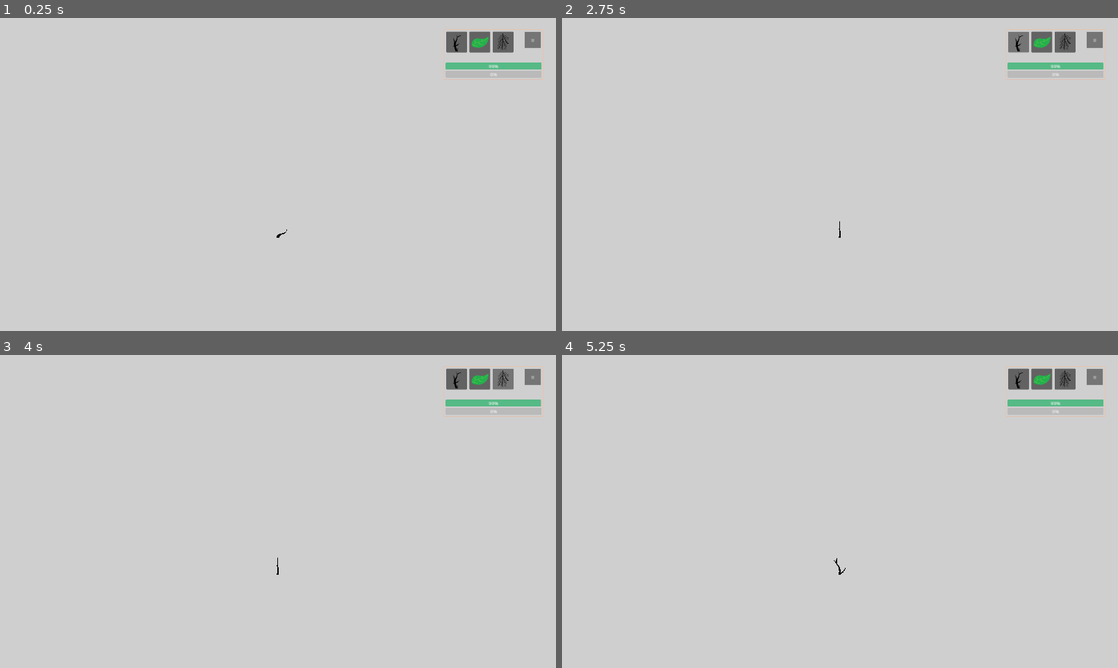
Above: before the commit, frames 1-4 (two rows, left to right).
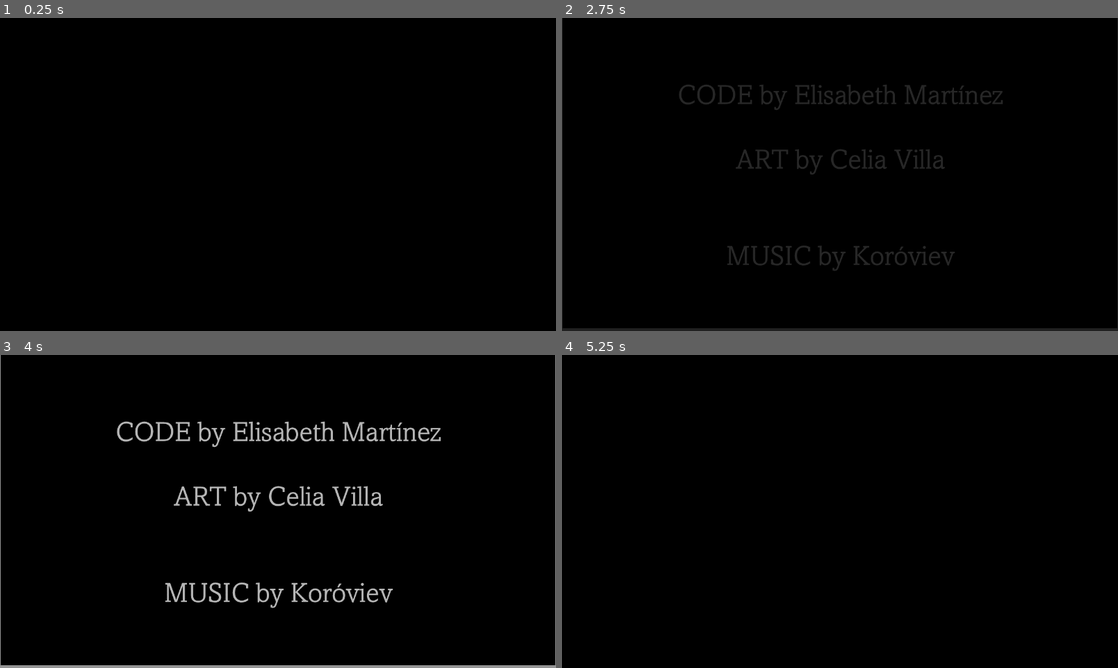
Above: after the commit, the same moments.

Repository: Elysaveth/gmtkjam24
Game: Godot game, scene res://scenes/tree_level.tscn
Two runs of this game, one before a commit and one after it. Both use one fixed random seed, a clock stepped at 60 frames per second and the inputs below.
Inputs (mouse positions are in pixels of both pictures, inside the frame that each line leads up to):
- Up to frame 1 (0.25 s): no input
- Up to frame 2 (2.75 s): click "II" at 0.5 s; click "Restart" at 1.25 s; click (1017, 43) at 2 s
- Up to frame 3 (4 s): click (478, 380) at 2.75 s; click (500, 380) at 3.5 s
- Up to frame 4 (5.25 s): click "II" at 4.25 s; click "Restart" at 5 s

The runs differ from the first frame. In frame 1, 100% of the frame differs, in the area x 0-100%, y 0-100%; in frame 2, 100%; in frame 3, 100%; in frame 4, 100%.

Commit message:
crecimiento

Diff:
--- a/leafs/hoja.tscn
+++ b/leafs/hoja.tscn
@@ -44,3 +44,7 @@
 sprite_frames = SubResource("SpriteFrames_f4w0t")
 animation = &"hoja"
 offset = Vector2(283.734, -216.218)
+
+[node name="apanyo" type="Area2D" parent="."]
+
+[node name="apanyo2" type="Area2D" parent="."]
--- a/resources/normal_branch.tres
+++ b/resources/normal_branch.tres
@@ -5,4 +5,4 @@
 [resource]
 script = ExtResource("1_ferxl")
 growth_rate = 0.003
-move_rate = 0.3
+move_rate = 0.34
--- a/scenes/tree_level.tscn
+++ b/scenes/tree_level.tscn
@@ -10,7 +10,6 @@
 script = ExtResource("1_niq0h")
 
 [node name="intro" parent="." instance=ExtResource("2_qasvy")]
-visible = false
 z_index = 2
 
 [node name="seed_point" type="Marker2D" parent="."]
--- a/scripts/tree.gd
+++ b/scripts/tree.gd
@@ -24,7 +24,7 @@
 	mother_branch.add_to_group("mother_branch")
 
 
-# Called every frame. 'delta' is the elapsed time since the previous frame.
+#Called every frame. 'delta' is the elapsed time since the previous frame.
 func _process(_delta: float) -> void:
 	if running:
 		process_input()
@@ -90,11 +90,13 @@
 	balance = 0.0
 	for area in left:
 		if data.energy > 0 and check_growth:
-			area.get_parent().position.x -= 5
+			area.get_parent().position.x -= 12
+			print(area.get_parent().position.x)
+
 		balance -= 1
 	for area in right:
 		if data.energy > 0 and check_growth:
-			area.get_parent().position.x += 5
+			area.get_parent().position.x += 12
 		balance += 1
 
 func grow_all_children() -> void:
--- a/scripts/tree_level.gd
+++ b/scripts/tree_level.gd
@@ -17,7 +17,7 @@
 	tree.position = get_node("seed_point").get_global_position()
 	get_node("UI/Info/Stats/EnergyBar").max_value = tree.data.energy
 
-	#await(get_tree().create_timer(13)).timeout
+	await(get_tree().create_timer(13)).timeout
 	tree.running = true
 
 
